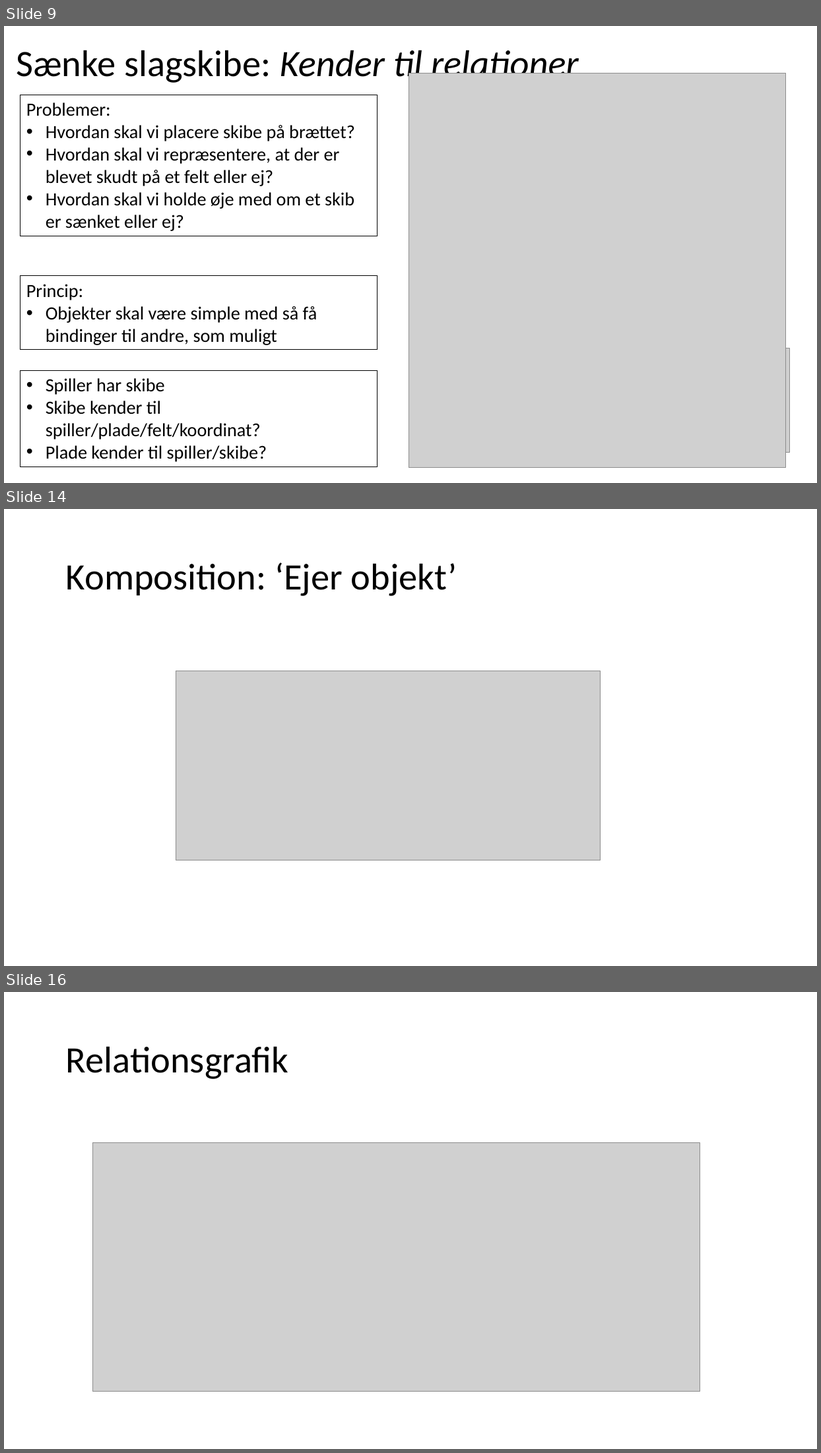
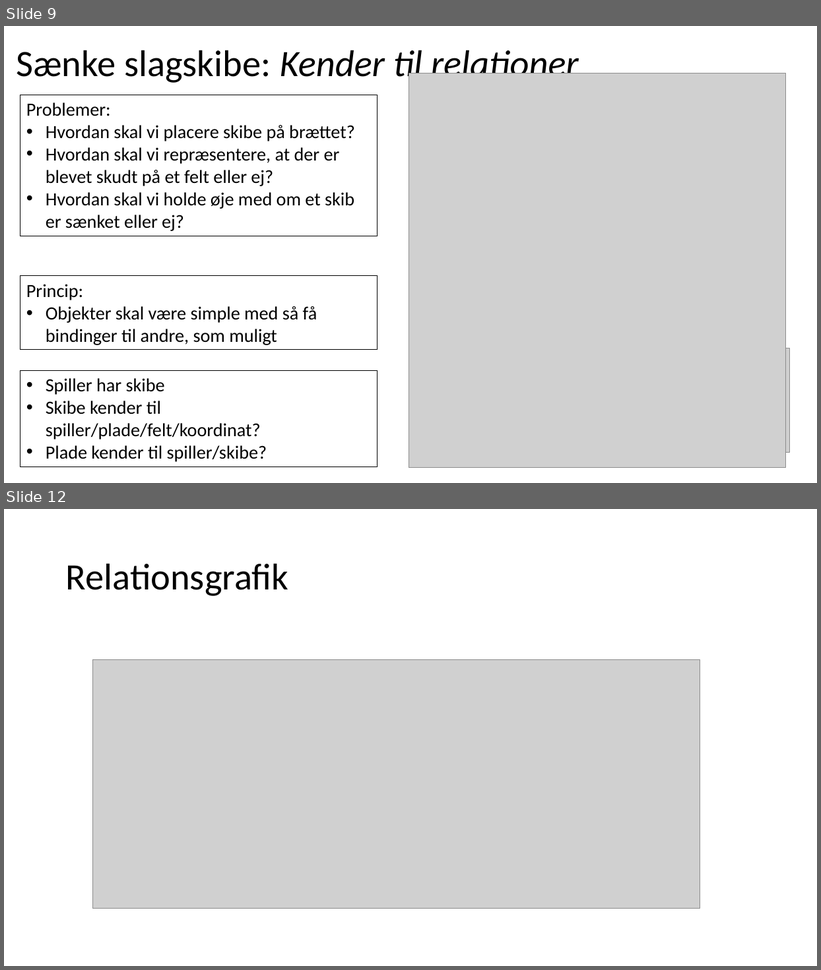
Before and after one commit to fisterloegsovs/pop22, a slide deck: lectures/13.1-3/lecture13.2.pptx. Shown one above the other, each under a label of ours: slides 9, 14 and 16 before the commit, slides 9 and 12 after it; the slides between them are not shown. The pictures are 821x1453 and 821x970 pixels, drawn with LibreOffice and Linux fonts; fonts in the diff are those of the drawing; grey boxes stand for pictures. Boxes give left, top, right and bottom in pixels: in the first picture for what was removed or moved away, otherwise in the second. Text is boxed around its words. In the diff, an @@ line names an element or a change of style, - is before the commit and + after.

```diff
--- a/lectures/13.1-3/lecture13.2.pptx
+++ b/lectures/13.1-3/lecture13.2.pptx
@@ slide 14 removed at [4, 509, 817, 966], background #FFFFFF @@
@@ title removed at [66, 562, 457, 596] @@
-Komposition: ‘Ejer objekt’
@@ picture removed at [176, 671, 601, 860] @@
@@ what was slide 16 is now slide 12 @@
```
Also in this commit, not shown: 3 slides changed, 1 slide added, 13 other slides removed, 3 other files.
